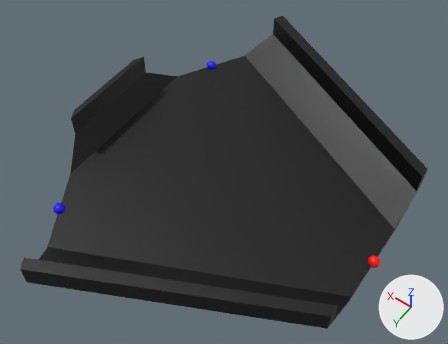
The Blender file assets/mace_elements/inherited_elements/fork/fork.blend: old version first, new version second.
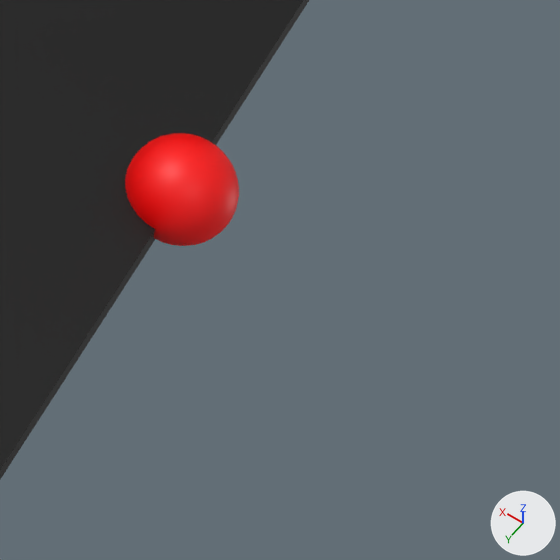
The first picture shows the older version from a camera (50 mm lens) standing at (-2.4, 13.73, 22.12) and looking at (7.25, 0.22, 0.9). The close-ups show both versions on the part from 79% to 93% of the width and 70% to 88% of the height of that picture; other places that the commit changed are outside them. The lights are fixed; the arrows at lower right show +X, +Y and +Z.

Script lines for the objects in view, before the commit:
```python
me_plane_024 = bpy.data.meshes.new('Plane.024')
me_plane_024.from_pydata(...)  # 76 vertices, 33 faces; spans x -1.7..13.7, y -3.8..12.4, z -0.1..2.0
me_plane_024.materials.append(mat_black)  # black #000000
me_sphere = bpy.data.meshes.new('Sphere')
me_sphere.from_pydata(...)  # a UV sphere (32 segments, 16 rings, poles along z) spanning x -1.0..1.0, y -1.0..1.0, z -1.0..1.0
me_sphere.polygons.foreach_set('use_smooth', [True] * 512)
me_sphere.materials.append(mat_red)  # red #ff0000
ob_fork = bpy.data.objects.new('Fork', me_plane_024)
ob_fork.location = (0.0, 0.0, 0.1)
ob_fork.rotation_euler = (0.0, 0.0, -0.436)  # degrees (0, 0, -25)
ob_startmarker = bpy.data.objects.new('StartMarker', me_sphere)
ob_startmarker.parent = ob_fork
ob_startmarker.matrix_parent_inverse = Matrix(((0.906, -0.423, 0.0, 7.25), (0.423, 0.906, 0.0, 3.381), (0.0, 0.0, 1.0, -0.1), (0.0, 0.0, 0.0, 1.0)))
ob_startmarker.location = (-8.0, 0.0, 0.2)
ob_startmarker.scale = (0.25, 0.25, 0.25)
```
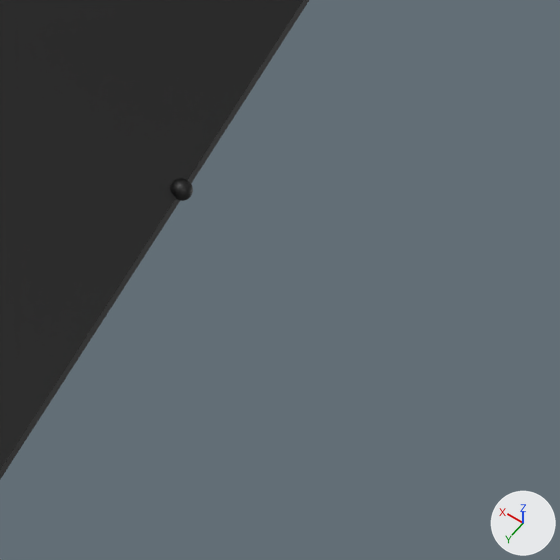
Changed parts and their boxes [x1, y1, x2, y2] in the close-ups (560 x 560 px):
'StartMarker', recoloured, rescaled (79% narrower, 79% shorter): before [125, 133, 239, 246]; after [170, 178, 193, 201]

The change in detail:
me_sphere has 482 vertices, 512 faces and spans x -1.0..1.0, y -1.0..1.0, z -1.0..1.0.
me_sphere no longer uses material mat_red (red #ff0000).
me_sphere now uses material mat_black (black #000000).
Object 'StartMarker' (ob_startmarker) is rescaled from (0.25, 0.25, 0.25) to (0.05, 0.05, 0.05).
